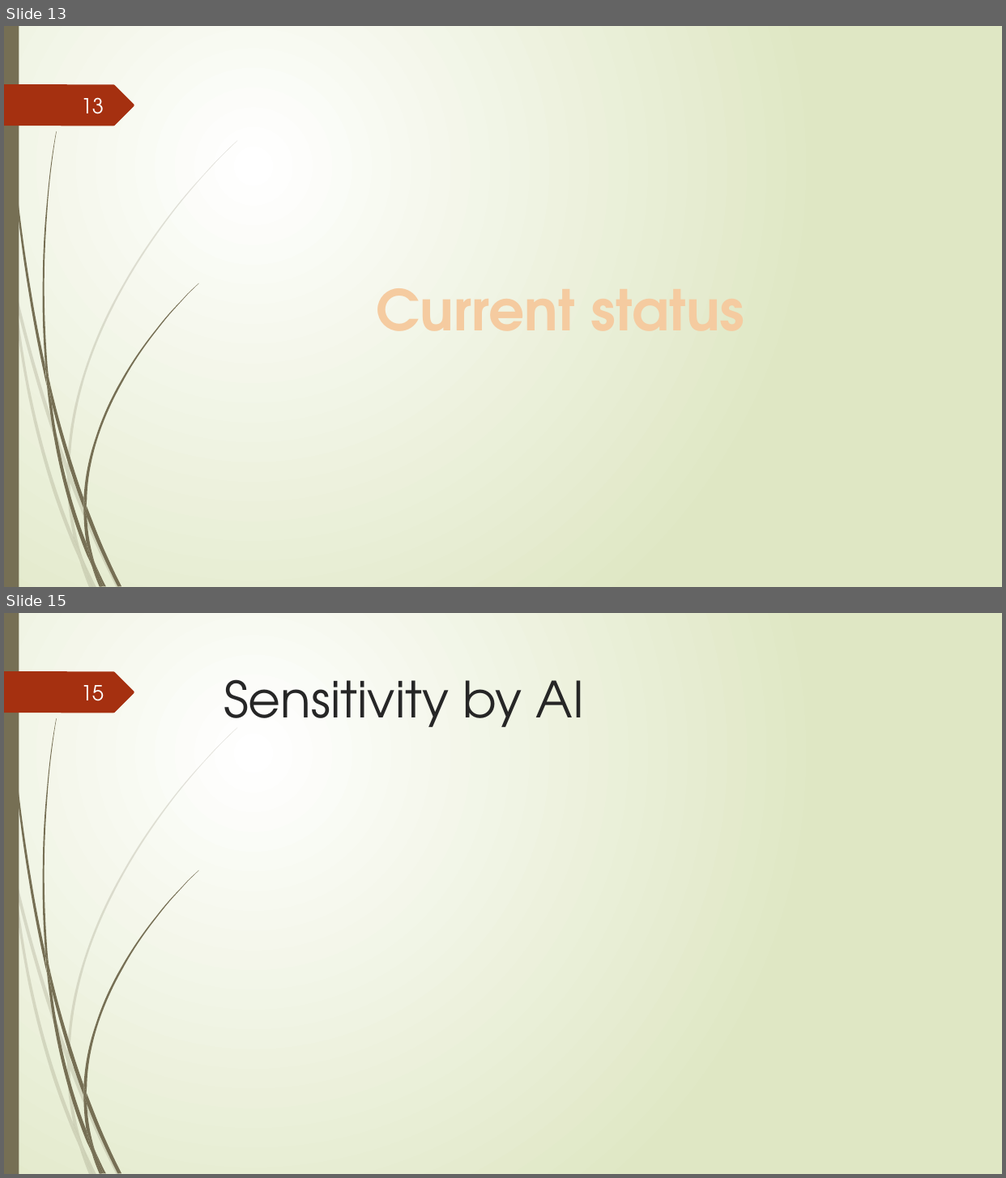
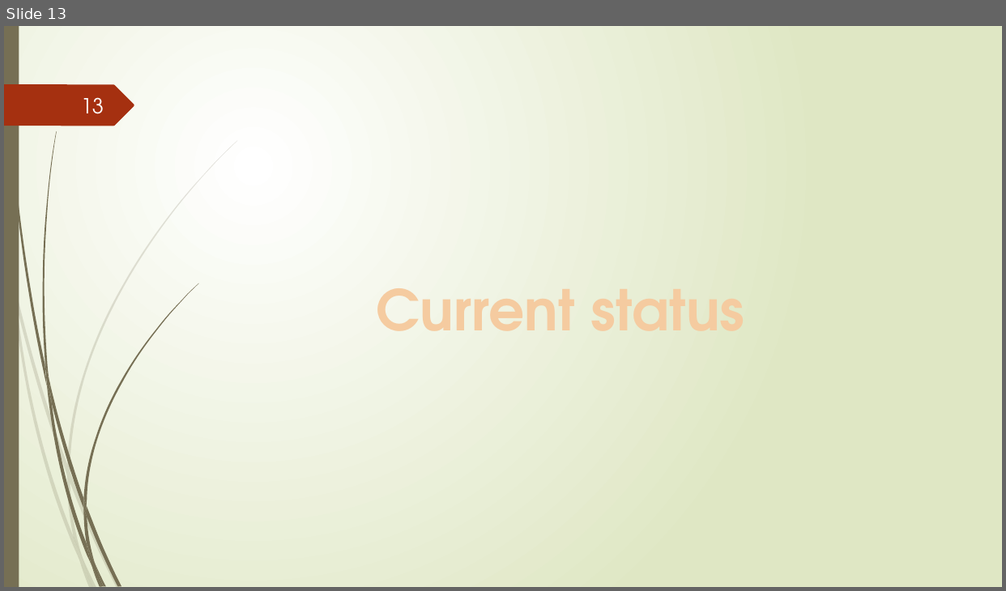
Before and after one commit to tungvx/raSAT, a slide deck: report/midterm.pptx. Shown one above the other, each under a label of ours: slides 13 and 15 before the commit, slide 13 after it; the slides between them are not shown. The pictures are 1006x1178 and 1006x591 pixels, drawn with LibreOffice and Linux fonts; fonts in the diff are those of the drawing; grey boxes stand for pictures. Boxes give left, top, right and bottom in pixels: in the first picture for what was removed or moved away, otherwise in the second. Text is boxed around its words. In the diff, an @@ line names an element or a change of style, - is before the commit and + after.

```diff
--- a/report/midterm.pptx
+++ b/report/midterm.pptx
@@ slide 15 removed at (4, 613, 1002, 1174), background gradient #FFFFFF to #DFE8C4; not listed: 24 template elements that a slide beside it also shows @@
@@ page number removed at (81, 685, 104, 701) @@
-15
@@ title removed at (224, 679, 584, 727) @@
-Sensitivity by AI
```
Also in this commit, not shown: 13 slides changed, 5 slides added, 10 other slides removed, 4 other files.
